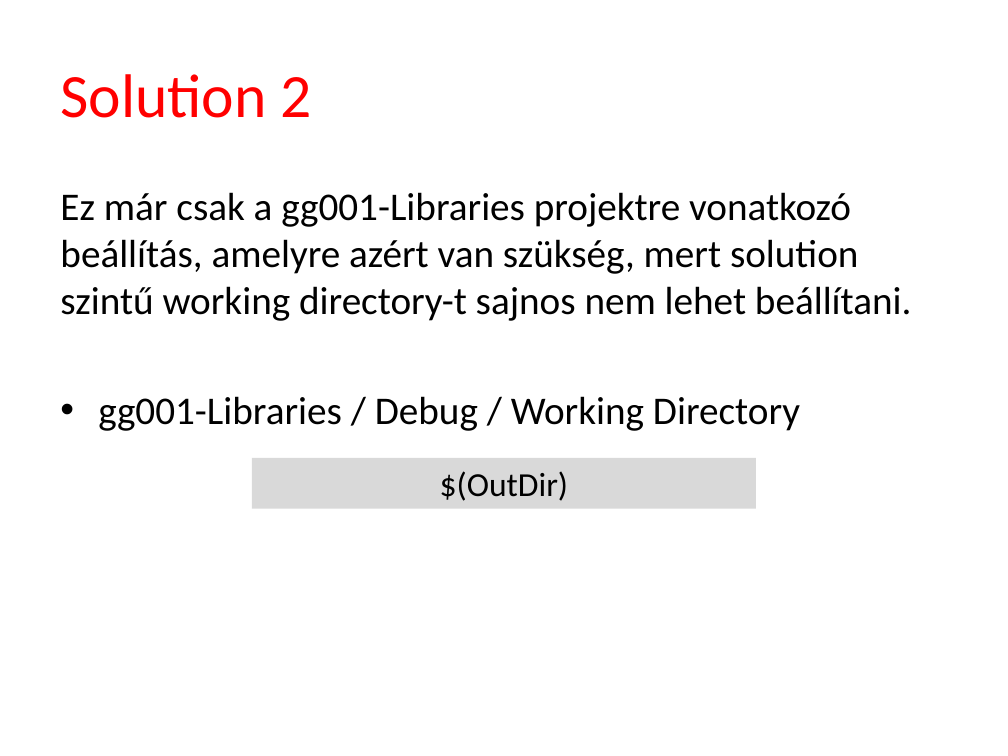
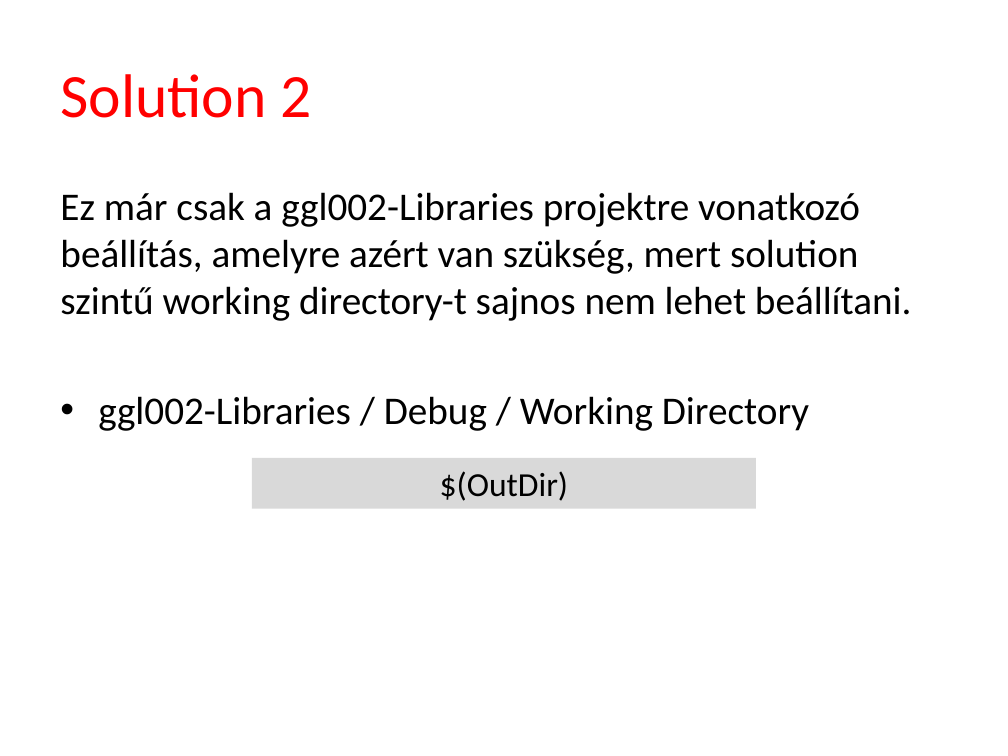
Before and after one commit to tyekx/dx12, a slide deck: slide 4 of Slides/ggl002-Libraries.pptx. Drawn at 1008x756 pixels with LibreOffice and Linux fonts; fonts in the diff are those of the drawing; background and template pictures are left out. Boxes give left, top, right and bottom in pixels: in the first picture for what was removed or moved away, otherwise in the second. Text is boxed around its words. In the diff, an @@ line names an element or a change of style, - is before the commit and + after.

```diff
--- a/Slides/ggl002-Libraries.pptx
+++ b/Slides/ggl002-Libraries.pptx
@@ text at [60, 192, 912, 431]: text changed @@
-Ez már csak a gg001-Libraries projektre vonatkozó beállítás, amelyre azért van szükség, mert solution szintű working directory-t sajnos nem lehet beállítani.
-• gg001-Libraries / Debug / Working Directory
+Ez már csak a ggl002-Libraries projektre vonatkozó beállítás, amelyre azért van szükség, mert solution szintű working directory-t sajnos nem lehet beállítani.
+• ggl002-Libraries / Debug / Working Directory
```
Also in this commit, not shown: 7 other slides changed, 7 other files.
